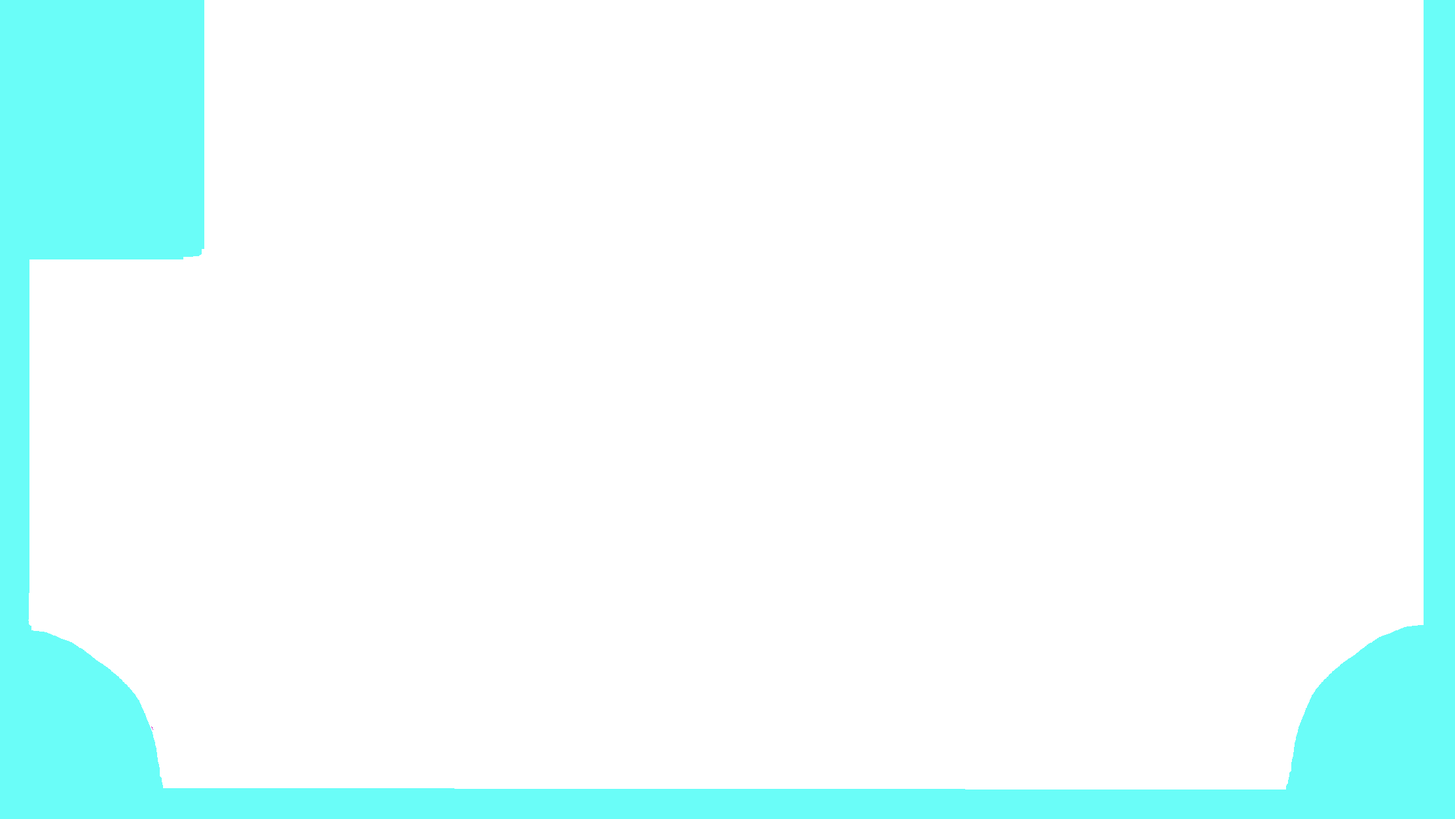
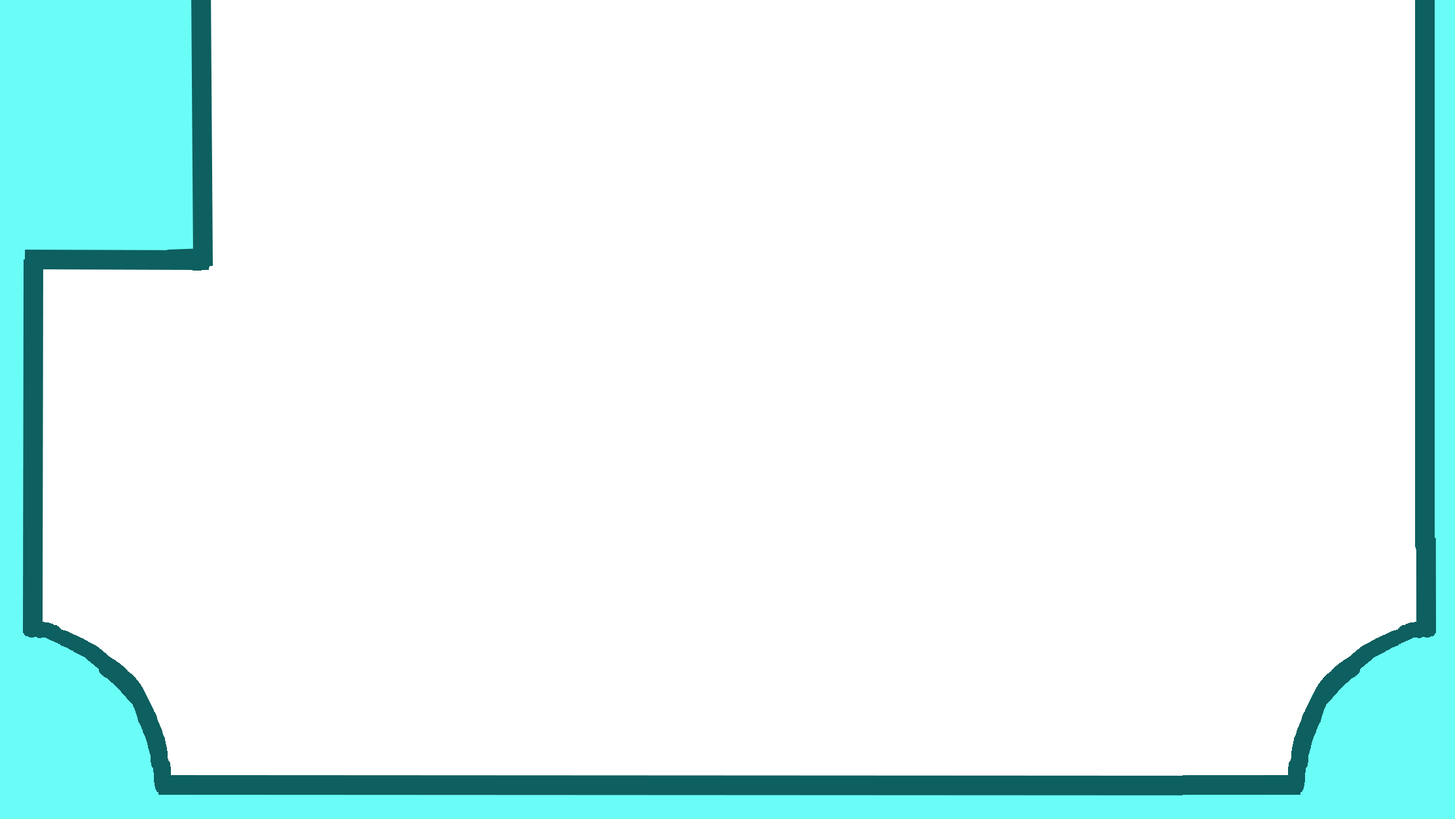
Two versions of the same layered image (1455×819). Layer-by-layer changes:
added layer "Layer 2" above "Layer 1" over [1182, 0, 1437, 796]
painted on "Layer 1" over [22, 0, 1294, 796]
